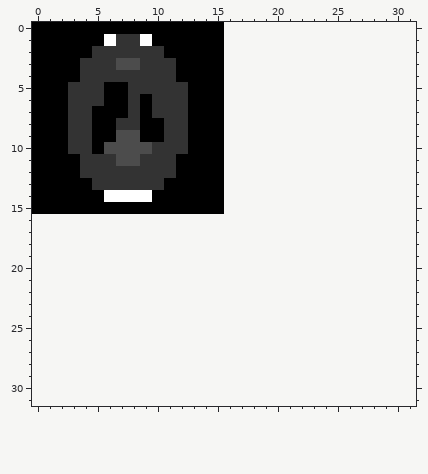
Two versions of one pixel-art sprite, images/tempPhantom.png. The picture above was drawn from the file before the commit.
The file is 16x16 pixels. The old version is drawn lined up with the new one, on the new canvas.
After:
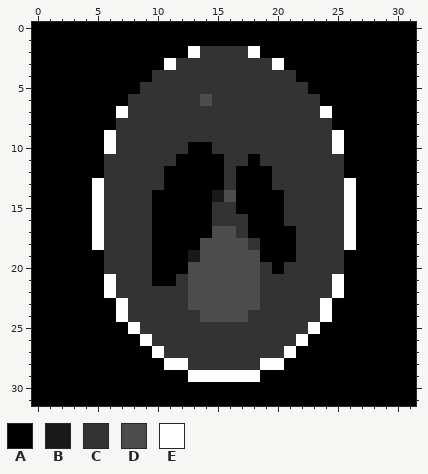
Palette (. is transparent): A #000000  B #191919  C #333333  D #4c4c4c  E #ffffff
From old to new:
canvas 16x16 -> 32x32
Changed rows in their new state; - is an unchanged pixel.
first column x 0:
 0 ----------------AAAAAAAAAAAAAAAA
 1 ------AAAA------AAAAAAAAAAAAAAAA
 2 -----AAAAAA--ECCCCEAAAAAAAAAAAAA
 3 ----AAAAAAAECCCCCCCCEAAAAAAAAAAA
 4 ----AAAAAA--CCCCCCCCCCAAAAAAAAAA
 5 ---AAA--A----CCCCCCCCCCAAAAAAAAA
 6 ---AAA---C---CDCCCCCCCCCAAAAAAAA
 7 ---AA--E-C---CCCCCCCCCCCEAAAAAAA
 8 ---AA----CC--CCCCCCCCCCCCAAAAAAA
 9 ---AA-ECCCC--CCCCCCCCCCCCEAAAAAA
10 ---AA-ECCC-----CCCCCCCCCCEAAAAAA
11 ----AA-CC-------CCACCCCCCCAAAAAA
12 ----AA-----A----CAAACCCCCCAAAAAA
13 -----E----------CAAACCCCCCEAAAAA
14 -----ECCCC-----BDAAAACCCCCEAAAAA
15 -----ECCCC-----CCAAAACCCCCEAAAAA
16 AAAAAECCCCAAAAACCCAAACCCCCEAAAAA
17 AAAAAECCCCAAAAADDCAAAACCCCEAAAAA
18 AAAAAECCCCAAAADDDDCAAACCCCEAAAAA
19 AAAAAACCCCAAABDDDDDAAACCCCAAAAAA
20 AAAAAACCCCAAADDDDDDCACCCCCAAAAAA
21 AAAAAAECCCAACDDDDDDCCCCCCEAAAAAA
22 AAAAAAECCCCCCDDDDDDCCCCCCEAAAAAA
23 AAAAAAAECCCCCDDDDDDCCCCCEAAAAAAA
24 AAAAAAAECCCCCCDDDDCCCCCCEAAAAAAA
25 AAAAAAAAECCCCCCCCCCCCCCEAAAAAAAA
26 AAAAAAAAAECCCCCCCCCCCCEAAAAAAAAA
27 AAAAAAAAAAECCCCCCCCCCEAAAAAAAAAA
28 AAAAAAAAAAAEECCCCCCEEAAAAAAAAAAA
29 AAAAAAAAAAAAAEEEEEEAAAAAAAAAAAAA
30 AAAAAAAAAAAAAAAAAAAAAAAAAAAAAAAA
31 AAAAAAAAAAAAAAAAAAAAAAAAAAAAAAAA
Where, in picture pixels (left, top, right, bottom), the same in both pictures:
changed: (32, 22, 416, 406)
